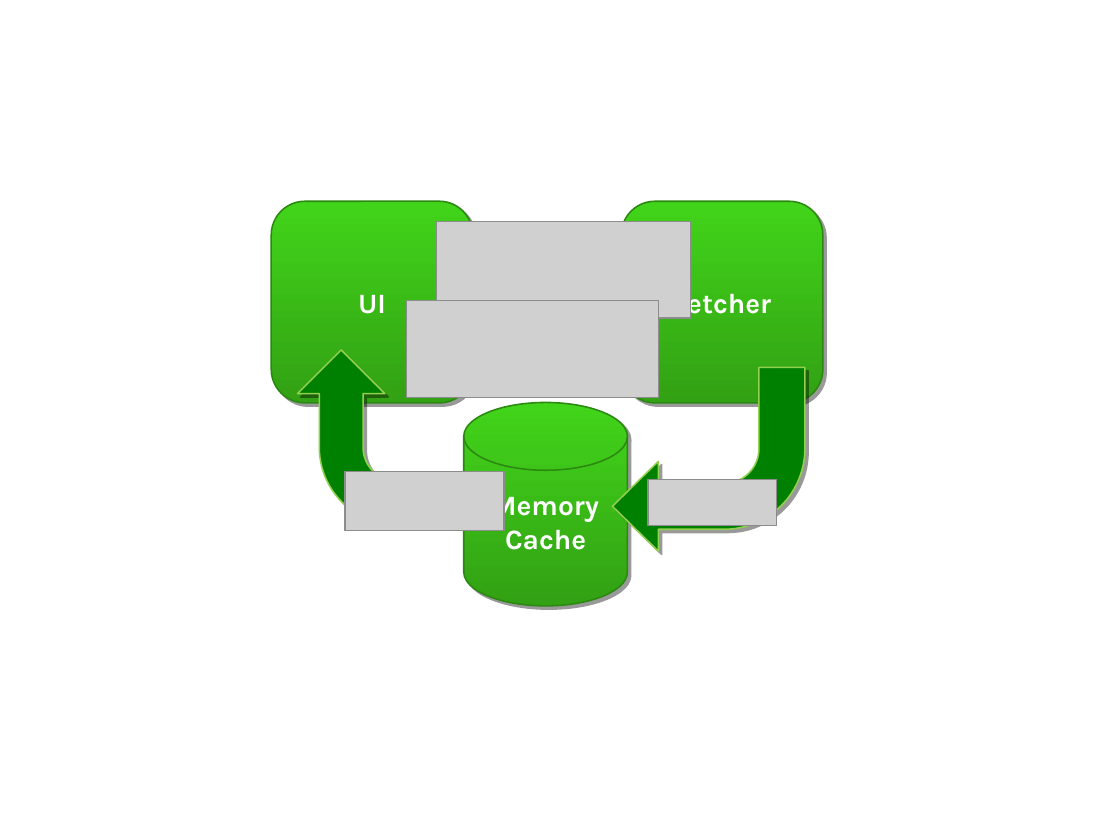
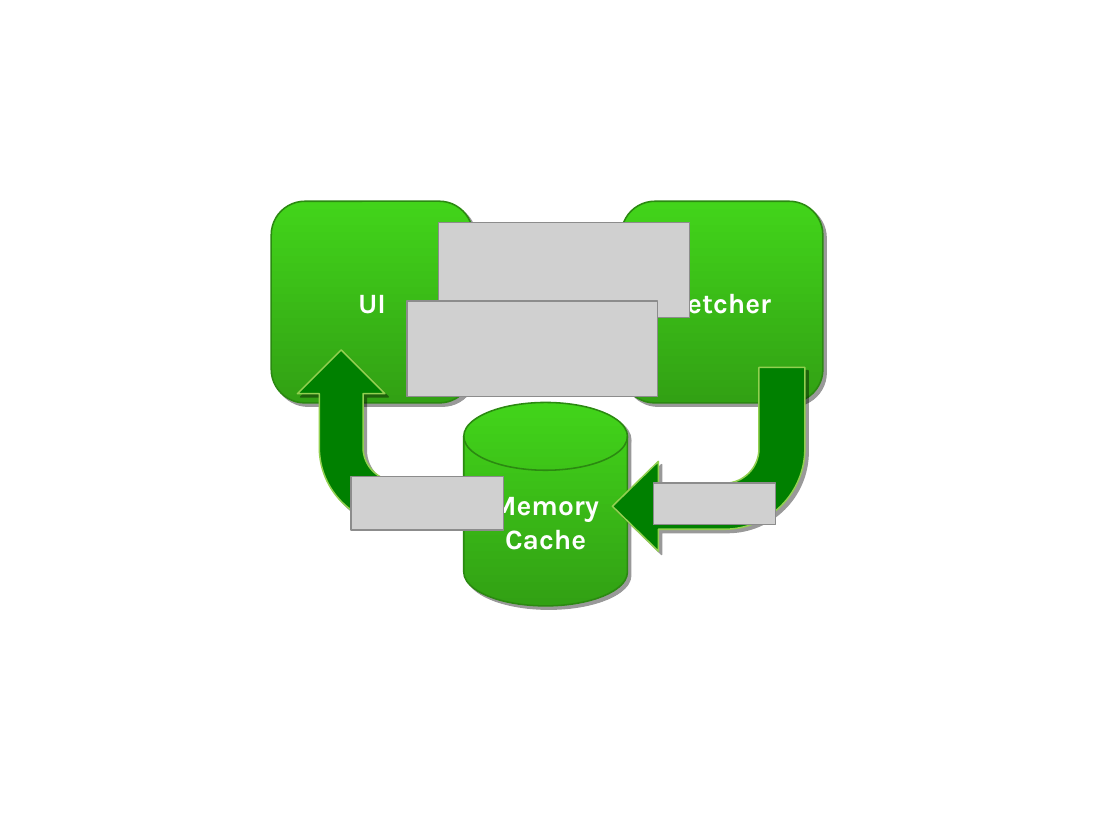
Before and after one commit to Mapsui/Mapsui, a slide deck: slide 2 of Docs/BruTile assemblies.ppt. Drawn at 1120x840 pixels with LibreOffice and Linux fonts; fonts in the diff are those of the drawing; grey boxes stand for pictures. Boxes give left, top, right and bottom in pixels: in the first picture for what was removed or moved away, otherwise in the second. Text is boxed around its words. In the diff, an @@ line names an element or a change of style, - is before the commit and + after.

```diff
--- a/Docs/BruTile assemblies.ppt
+++ b/Docs/BruTile assemblies.ppt
@@ freeform shape at box(298, 349, 473, 524): outline redrawn @@
@@ freeform shape at box(613, 367, 805, 551): outline redrawn @@
@@ picture: place and size @@
-picture at box(345, 472, 504, 531)
+picture at box(351, 476, 503, 530)
@@ picture: place and size @@
-picture at box(648, 479, 777, 525)
+picture at box(653, 483, 775, 524)
```
Also in this commit, not shown: 1 other slide changed, 1 slide added.
